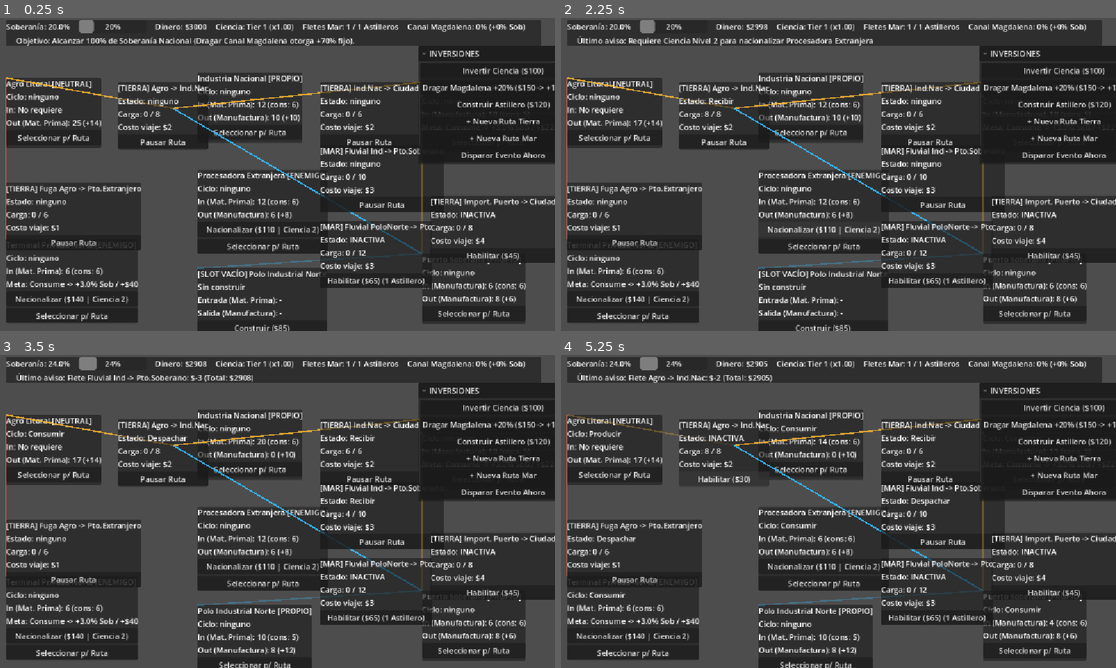
Above: before the commit, frames 1-4 (two rows, left to right).
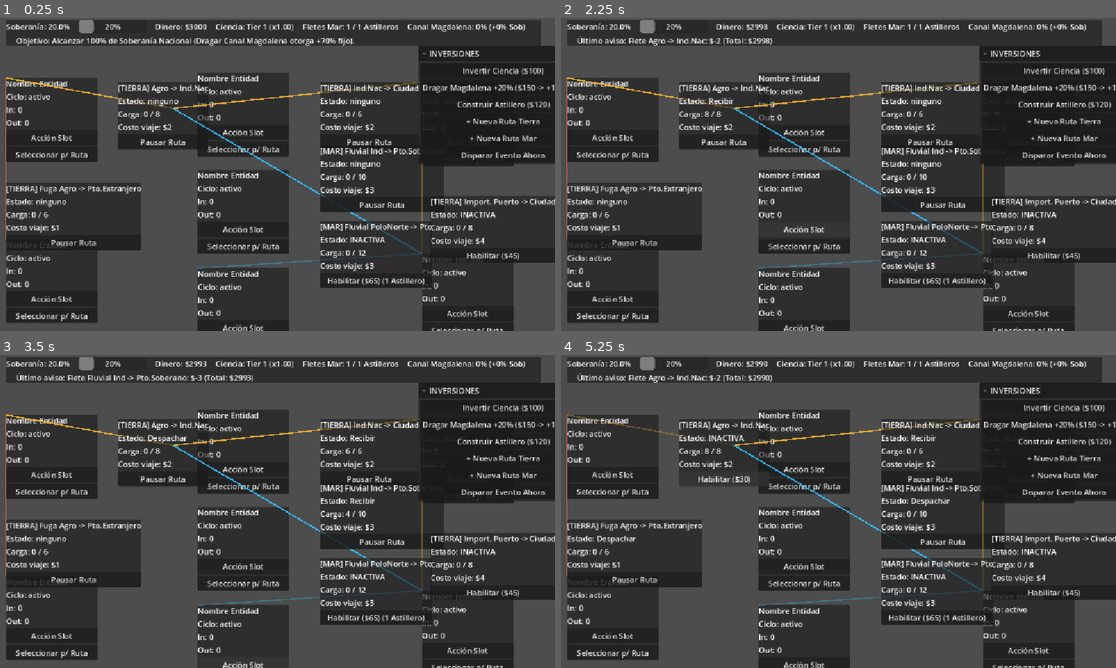
Above: after the commit, the same moments.

Repository: Jipilucas/Parana_jam_ctapo
Game: Godot game, scene res://Gestores/TestScene.tscn
Two runs of this game, one before a commit and one after it. Both use one fixed random seed, a clock stepped at 60 frames per second and the inputs below. This scene is started directly instead of the project's main scene.
Inputs (mouse positions are in pixels of both pictures, inside the frame that each line leads up to):
- Up to frame 1 (0.25 s): no input
- Up to frame 2 (2.25 s): click "Seleccionar p/ Ruta" at 0.5 s; click (610, 136) at 1.25 s, where only the run after the commit has a clickable "Acción Slot"; click (821, 230) at 2 s, where only the run before the commit has a clickable "Nacionalizar ($110 | Ciencia …"
- Up to frame 3 (3.5 s): click (260, 664) at 2.75 s, where only the run before the commit has a clickable "Construir ($85)"
- Up to frame 4 (5.25 s): click (633, 636) at 3.5 s, where only the run before the commit has a clickable "Nacionalizar ($140 | Ciencia …"; move the mouse to (960, 495) at 4.27 s; hold Right (ui_right) 4.28-5 s; hold Mouse wheel up (zoom_in) 4.28-5 s; click "Pausar Ruta" at 5 s

The runs differ from the first frame. In frame 1, 12% of the frame differs, in the area x 1-99%, y 17-100%; in frame 2, 12%, in the area x 1-99%, y 6-100%; in frame 3, 11%; in frame 4, 11%.
Error after the commit: Parse Error: Cannot find member "NINGUNO" in base "ConfigLogistica.TipoBien". (res://Gestores/datos.gd:56)

Commit message:
tipo de bien

Diff:
--- a/parana-da-soberano/Gestores/Comercio/Productor.gd
+++ b/parana-da-soberano/Gestores/Comercio/Productor.gd
@@ -23,7 +23,7 @@
 var stock_salida: int = 0
 var bonus_produccion: int = 0
 var _insumo_consumido_en_ciclo: bool = false
-var _cantidad_a_exportar: int = 0
+#var _cantidad_a_exportar: int = 0
 
 
 
@@ -59,7 +59,7 @@
 
 func Consumir() -> void:
 	_insumo_consumido_en_ciclo = false
-	_cantidad_a_exportar = 0
+	#_cantidad_a_exportar = 0
 
 	if not slot_ocupado or config == null:
 		return
@@ -84,13 +84,13 @@
 		ConfigLogistica.TipoEntidad.PUERTO:
 			# 1) Si tiene bienes de entrada (Materia Prima o Manufactura), consume un lote para exportar
 			if stock_entrada >= config.cantidad_consumo:
-				_cantidad_a_exportar = config.cantidad_consumo
-				stock_entrada -= _cantidad_a_exportar
+				#_cantidad_a_exportar = config.cantidad_consumo
+				stock_entrada -= config.cantidad_consumo
 				_insumo_consumido_en_ciclo = true
 				stock_actualizado.emit()
 			# 2) Si el puerto también abastece Manufactura importada a la Ciudad y tiene poco stock de salida
-			elif config.modo_puerto != ConfigLogistica.ModoPuerto.EXPORTADOR and stock_salida < config.cantidad_produccion * 2:
-				_insumo_consumido_en_ciclo = true
+			#elif config.modo_puerto != ConfigLogistica.ModoPuerto.EXPORTADOR and stock_salida < config.cantidad_produccion * 2:
+				#_insumo_consumido_en_ciclo = true
 
 func mostrar_intercambio(cant_reg:float=0,cant_sob:float=0):
 	if label_regalias == null or label_soberania == null or anim_player == null: return
@@ -128,8 +128,10 @@
 			mostrar_intercambio(ganancia_ciudad, config.impacto_soberania_propio)
 
 		ConfigLogistica.TipoEntidad.PUERTO:
-			if _cantidad_a_exportar > 0:
+				stock_salida += cant_producida
+			#if _cantidad_a_exportar > 0:
 				if faccion_actual == ConfigLogistica.Faccion.PROPIO:
+					# Si exporta manufactura gana mas que si exporta materia prima
 					var ingreso: int = int(round(float(config.ganancia_propio) * Partida.multiplicador_ganancia))
 					Partida.modificar_dinero(ingreso, "Exportación en %s" % obtener_nombre())
 					Partida.modificar_soberania(config.impacto_soberania_propio, "Exportación Soberana (%s)" % obtener_nombre())
@@ -138,18 +140,20 @@
 					Partida.modificar_dinero(config.ganancia_enemigo, "Regalía mínima en %s" % obtener_nombre())
 					Partida.modificar_soberania(config.impacto_soberania_enemigo, "Fuga por %s" % obtener_nombre())
 					mostrar_intercambio(config.ganancia_enemigo,config.impacto_soberania_enemigo)
-			elif config.modo_puerto != ConfigLogistica.ModoPuerto.EXPORTADOR:
-				# Importa manufactura para que un flete pueda llevarla a la Ciudad
-				stock_salida += cant_producida
-				if config.costo_importacion_puerto > 0:
-					Partida.modificar_dinero(-config.costo_importacion_puerto, "Importación de Manufactura (%s)" % obtener_nombre())
-					mostrar_intercambio(-config.costo_importacion_puerto)
-				if faccion_actual == ConfigLogistica.Faccion.ENEMIGO:
-					Partida.modificar_soberania(config.impacto_soberania_enemigo * 0.5, "Dependencia importadora (%s)" % obtener_nombre())
-					mostrar_intercambio(0,config.impacto_soberania_enemigo * 0.5)
+			#if config.modo_puerto == ConfigLogistica.ModoPuerto.IMPORTADOR:
+				## Importa manufactura para que un flete pueda llevarla a la Ciudad
+				#stock_salida += cant_producida
+				#if config.costo_importacion_puerto > 0:
+					#Partida.modificar_dinero(-config.costo_importacion_puerto, "Importación de Manufactura (%s)" % obtener_nombre())
+					#mostrar_intercambio(-config.costo_importacion_puerto)
+				#if faccion_actual == ConfigLogistica.Faccion.ENEMIGO:
+					#Partida.modificar_soberania(config.impacto_soberania_enemigo * 0.5, "Dependencia importadora (%s)" % obtener_nombre())
+					#mostrar_intercambio(0,config.impacto_soberania_enemigo * 0.5)
+			#elif config.modo_puerto == ConfigLogistica.ModoPuerto.IMPORTADOR:
+				#Partida.mensaje_log.emit("Puerto Exportador Recibe cargamento")
 
 	_insumo_consumido_en_ciclo = false
-	_cantidad_a_exportar = 0
+	#_cantidad_a_exportar = 0
 	stock_actualizado.emit()
 
 
--- a/parana-da-soberano/Gestores/Comercio/config_logistica.gd
+++ b/parana-da-soberano/Gestores/Comercio/config_logistica.gd
@@ -15,14 +15,14 @@
 }
 
 enum TipoBien {
-	NINGUNO,
+	CUALQUIERA,
 	MATERIA_PRIMA,
 	MANUFACTURA
 }
 
 enum ModoPuerto {
 	EXPORTADOR,
-	IMPORTADOR_MANUFACTURA,
+	IMPORTADOR,
 	MIXTO
 }
 
@@ -33,7 +33,7 @@
 @export var modo_puerto: ModoPuerto = ModoPuerto.MIXTO
 
 @export_group("Conversión de Recursos")
-@export var bien_entrada: TipoBien = TipoBien.NINGUNO
+@export var bien_entrada: TipoBien = TipoBien.CUALQUIERA
 @export var cantidad_consumo: int = 5
 @export var bien_salida: TipoBien = TipoBien.MATERIA_PRIMA
 @export var cantidad_produccion: int = 10
--- a/parana-da-soberano/Gestores/TestScene2.tscn
+++ b/parana-da-soberano/Gestores/TestScene2.tscn
@@ -106,11 +106,18 @@
 
 [sub_resource type="Resource" id="Resource_b5x7s"]
 script = ExtResource("2_ik08m")
-nombre_mostrar = "Puerto"
-tipo_entidad = 2
-bien_entrada = 1
-cantidad_consumo = 10
-ganancia_propio = 10
+nombre_mostrar = "Puerto Export"
+tipo_entidad = 2
+modo_puerto = 0
+cantidad_consumo = 0
+bien_salida = 0
+cantidad_produccion = 0
+stock_inicial_salida = 0
+ganancia_propio = 0
+ganancia_enemigo = 0
+costo_importacion_puerto = 0
+impacto_soberania_propio = 0.0
+impacto_soberania_enemigo = 0.0
 
 [node name="TestScene" type="Node2D" unique_id=1656906367]
 
@@ -120,7 +127,7 @@
 
 [node name="GestorEventos" type="Node" parent="." unique_id=1845493683]
 script = ExtResource("14_py8nj")
-intervalo_eventos = 25.0
+intervalo_eventos = 40.0
 
 [node name="MapaParana2" type="Sprite2D" parent="." unique_id=227241710]
 texture_filter = 5
@@ -217,16 +224,16 @@
 config = SubResource("Resource_b5x7s")
 
 [node name="FleteMar" parent="." unique_id=100994729 node_paths=PackedStringArray("Remitente", "Destinatario") instance=ExtResource("12_xvdge")]
-position = Vector2(503, 5398)
+position = Vector2(-812, -114)
 Remitente = NodePath("../Node2D2/Puerto2")
 Destinatario = NodePath("../Exterior")
 
 [node name="FleteMar2" parent="." unique_id=537820389 node_paths=PackedStringArray("Remitente", "Destinatario") instance=ExtResource("12_xvdge")]
-position = Vector2(-7, 5398)
+position = Vector2(-1269, 1003)
 Remitente = NodePath("../Node2D3/Puerto")
 Destinatario = NodePath("../Exterior")
 
 [node name="FleteMar3" parent="." unique_id=909251160 node_paths=PackedStringArray("Remitente", "Destinatario") instance=ExtResource("12_xvdge")]
-position = Vector2(-564, 5398)
+position = Vector2(-993, 393)
 Remitente = NodePath("../Node2D3/Puerto3")
 Destinatario = NodePath("../Exterior")
